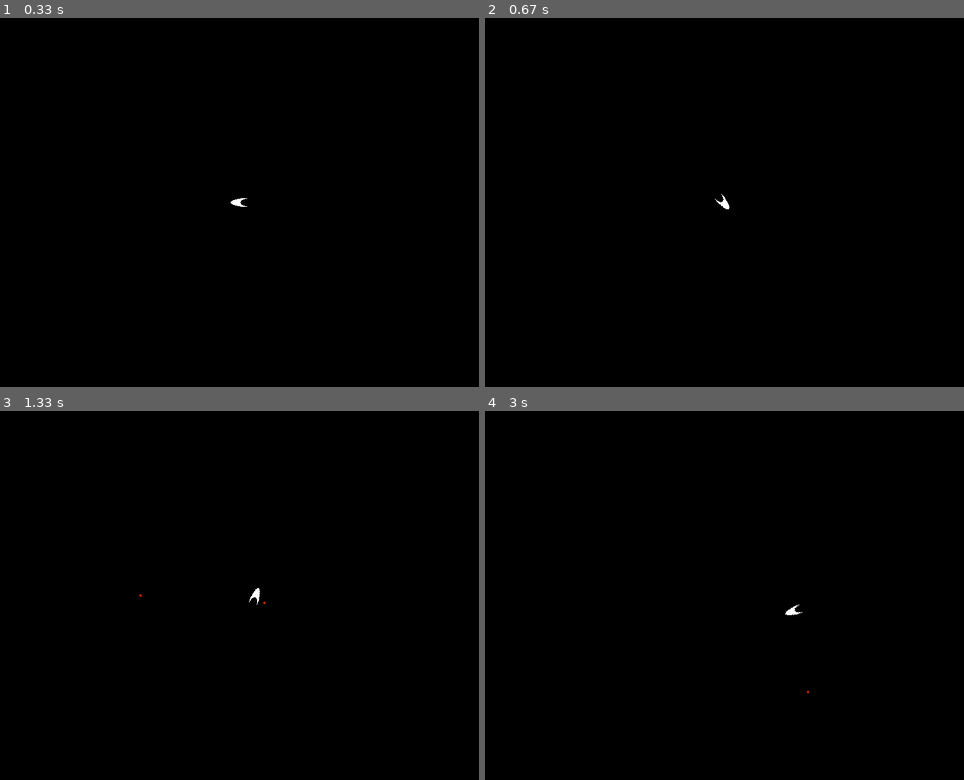
Above: before the commit, frames 1-4 (two rows, left to right).
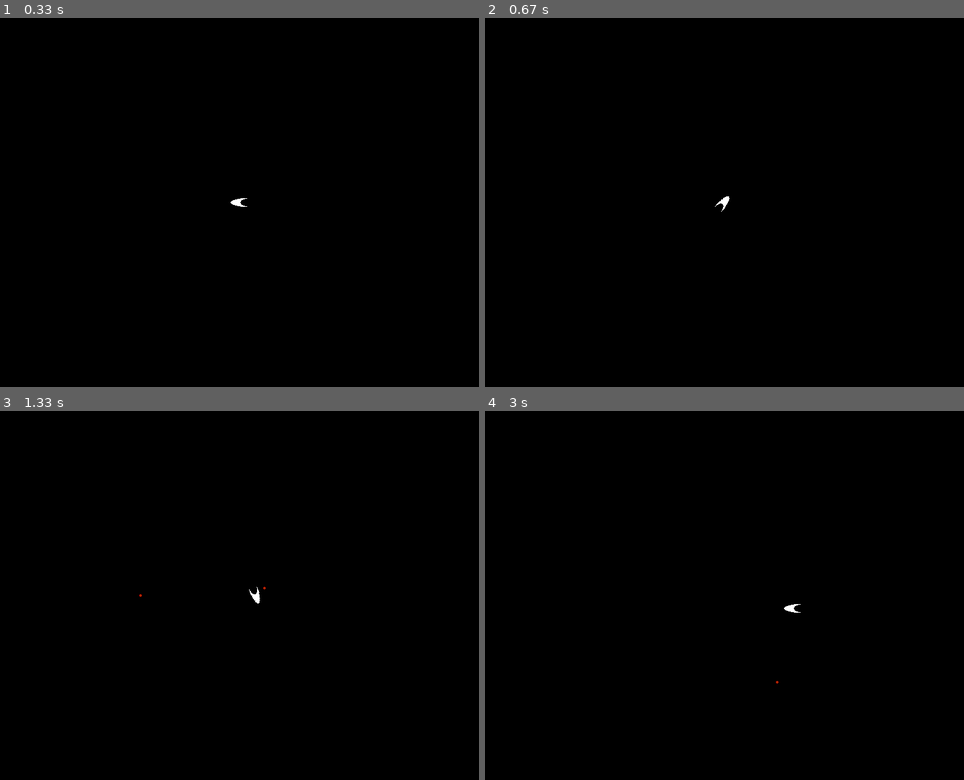
Above: after the commit, the same moments.

Repository: atarola/pygame_asteroids
Game: pygame game, started from asteroids4.py
Same seed, same stepped clock (60 frames per second), same inputs: the game is played once before the commit and once after it.
Inputs:
- Up to frame 1 (0.33 s): no input
- Up to frame 2 (0.67 s): hold Right from 0.33 s (still down)
- Up to frame 3 (1.33 s): release Right at 0.8 s; hold Up 0.83-1.13 s; tap Space at 0.9, 1.23 s; hold Right from 1.17 s (still down)
- Up to frame 4 (3 s): tap Space at 1.53, 1.73, 2.03, 2.3, 2.63, 2.93 s; release Right at 1.63 s; hold Left 1.67-2.2 s; hold Down 2.23-2.53 s; hold Left 2.57-2.97 s

Frame 1 is identical in both runs. In frame 2, less than 0.1% of the frame differs, in the area x 48-52%, y 47-53%; in frame 3, less than 0.1%; in frame 4, less than 0.1%, in the area x 60-68%, y 52-77%.

Commit message:
Fix right-turning bug.

Diff:
--- a/asteroids4.py
+++ b/asteroids4.py
@@ -199,7 +199,7 @@
             degrees = (degrees + 10) % 360
 
         if self.turn_right:
-            degrees = (degrees + 10) % 360
+            degrees = (degrees - 10) % 360
 
         self.facing = Vector.from_degrees(degrees)
 
